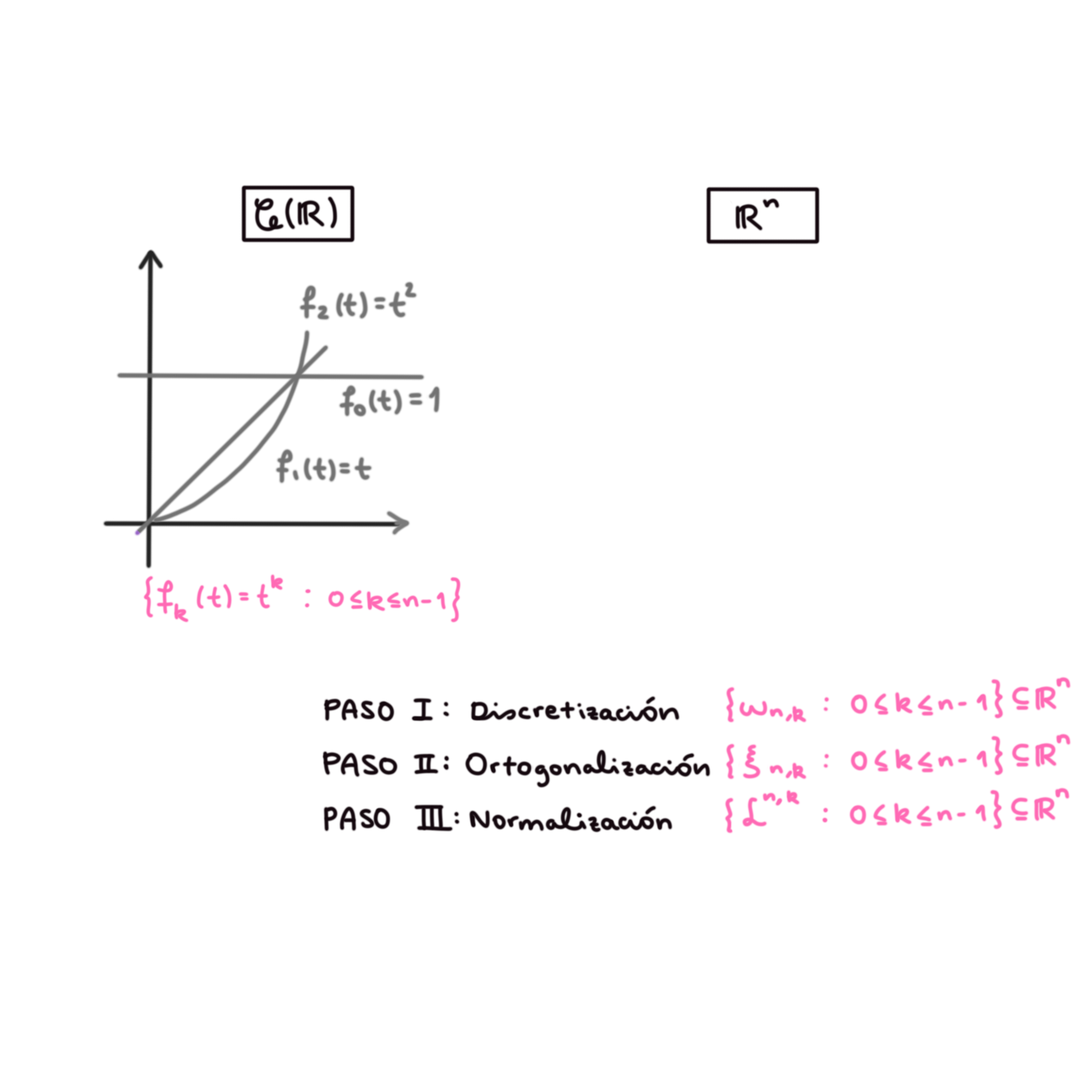
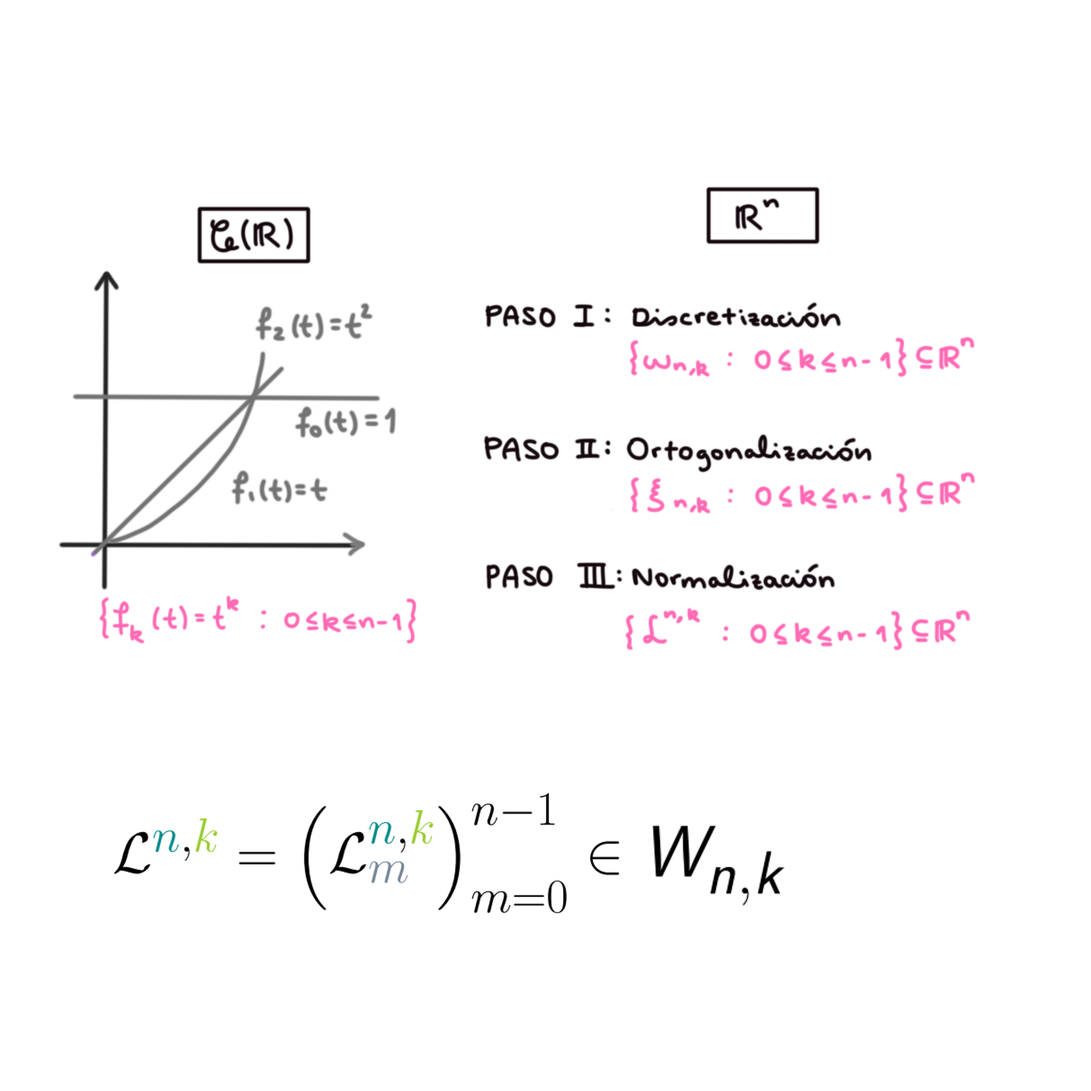
The second 1091×1091 image is a revision of the first. Changes to its layers:
added layer "Paint Layer 5 (pasted)" (1st of 3) above "Paint Layer 5 (pasted)" over <box>628,768,804,908</box>
added layer "Paint Layer 5 (pasted)" (2nd of 3) above "Paint Layer 5 (pasted)" over <box>114,743,734,915</box>
added group "Group 4" with 2 layers above "Group 2" over <box>57,184,1072,699</box>
moved "Paint Layer 3" into group "Group 4", painted on it over <box>69,184,1072,874</box>
moved "Paint Layer 2 (pasted)" (1st of 3, in "Group 4") into group "Group 4", painted on it over <box>57,209,1072,699</box>
